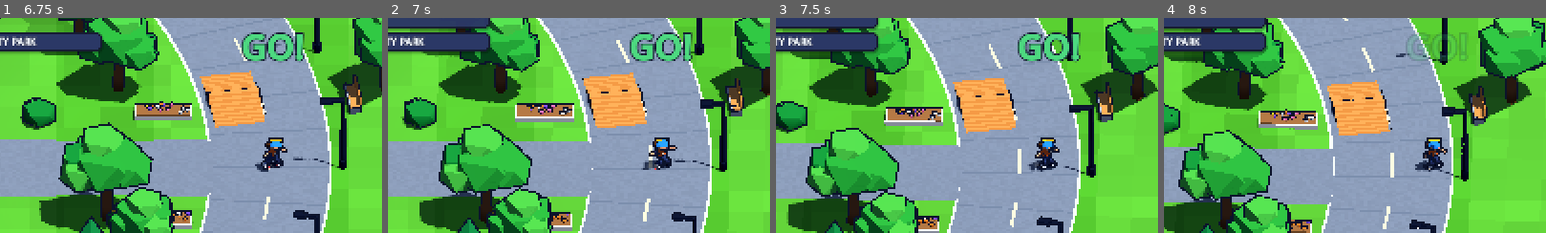
Above: before the commit, frames 1-4 (left to right).
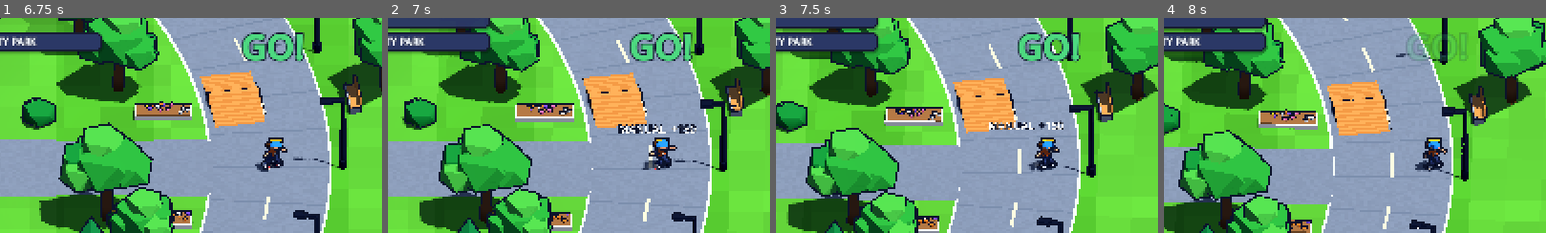
Above: after the commit, the same moments.

Repository: TinyBitAdventures/not-pro-skater
Game: Godot game, scene res://scenes/title.tscn
Two runs of this game, one before a commit and one after it. Both use one fixed random seed, a clock stepped at 60 frames per second and the inputs below.
Inputs (mouse positions are % of the whole screen's width and height, from its top left):
- Up to frame 1 (6.75 s): tap Enter (ui_accept) at 0.5, 0.77, 3.77 s; move the mouse to (72, 45) at 0.52 s; hold D (move_right) 0.53-1.25 s; hold K (grab) 0.53-1.25 s; tap J (flip) at 0.6, 2.3 s; click (72, 45) at 0.67 s; tap A (move_left) every 0.75 s from 1.25 to 3.5 s; drag from (30, 55) to (45, 70) at 1.27 s; move the mouse to (60, 28) at 2.02 s; hold D (move_right) 2.03-2.75 s; hold M (manual) 2.03-2.75 s; drag from (45, 70) to (20, 35) at 2.77 s; move the mouse to (80, 65) at 3.52 s; hold A (move_left) 3.53-4.25 s; hold M (manual) 3.53-4.25 s; tap E (cam_right) at 3.6 s; drag from (20, 35) to (35, 25) at 4.27 s; move the mouse to (55, 50) at 5.02 s; hold Shift (brake) 5.03-5.75 s; hold K (grab) 5.03-5.75 s; click (55, 50) at 5.17 s; drag from (35, 25) to (30, 55) at 5.77 s; move the mouse to (72, 45) at 6.52 s; hold W (move_up) from 6.53 s (still down); hold M (manual) from 6.53 s (still down)
- Up to frame 2 (7 s): keep holding W (move_up); keep holding M (manual); tap Enter (ui_accept) at 6.77 s; tap J (flip) at 6.8 s
- Up to frame 3 (7.5 s): release W (move_up) at 7.25 s; release M (manual) at 7.25 s; drag from (30, 55) to (45, 70) at 7.27 s
- Up to frame 4 (8 s): no input
The pictures show only the part of the screen within x 14-64%, y 15-65%; the shares and areas given below are measured in that part.

Frame 1 is identical in both runs. In frame 2, 0.6% of the frame differs, in the area x 60-81%, y 49-54%; in frame 3, 0.5%; in frame 4, nothing differs.

Commit message:
📦 NEW: Trick popups, per-scene music with the Boardwalk Morning menu theme
- Floating trick names with points over the rider
- Sound.play_music(track): title plays boardwalk_morning; park falls back to the placeholder until Grip Tape Summer lands

Diff:
--- a/game/scripts/park/park_world.gd
+++ b/game/scripts/park/park_world.gd
@@ -65,6 +65,7 @@
 	score.changed.connect(_on_score_changed)
 	score.banked.connect(_on_banked)
 	score.lost.connect(_on_lost)
+	score.trick_added.connect(_on_trick_added)
 	skater.bailed.connect(_on_bailed)
 	skater.landed.connect(_on_landed)
 	skater.sfx.connect(_on_sfx)
@@ -307,6 +308,40 @@
 			Sound.play("bail")
 
 
+var _popup_t: float = 0.0
+var _popup_n: int = 0
+
+
+## A floating "KICKFLIP +300" over the rider: rises, pops in with a little overshoot, fades out.
+func _on_trick_added(trick_name: String, points: int) -> void:
+	var now: float = Time.get_ticks_msec() / 1000.0
+	if now - _popup_t > 0.9:
+		_popup_n = 0
+	_popup_t = now
+	var l: Label3D = Label3D.new()
+	l.text = "%s  +%d" % [trick_name.to_upper(), points]
+	l.font_size = 72
+	l.pixel_size = 0.0075
+	l.outline_size = 16
+	l.outline_modulate = Color(0.09, 0.11, 0.19)
+	l.billboard = BaseMaterial3D.BILLBOARD_ENABLED
+	l.no_depth_test = true
+	l.shaded = false
+	l.render_priority = 10
+	l.modulate = Color(1, 1, 1) if points < 300 else (Color(1.0, 0.85, 0.3) if points < 500 else Color(1.0, 0.55, 0.2))
+	var start: Vector3 = skater.global_position + Vector3(0, 2.3 + 0.55 * _popup_n, 0)
+	_popup_n += 1
+	l.position = start
+	l.scale = Vector3(0.5, 0.5, 0.5)
+	add_child(l)
+	var tw: Tween = create_tween()
+	tw.set_parallel(true)
+	tw.tween_property(l, "scale", Vector3.ONE, 0.18).set_trans(Tween.TRANS_BACK).set_ease(Tween.EASE_OUT)
+	tw.tween_property(l, "position:y", start.y + 1.1, 1.1).set_ease(Tween.EASE_OUT)
+	tw.tween_property(l, "modulate:a", 0.0, 0.35).set_delay(0.75)
+	tw.chain().tween_callback(l.queue_free)
+
+
 func _on_score_changed() -> void:
 	hud.set_score(score.score)
 
--- a/game/scripts/skater/score_keeper.gd
+++ b/game/scripts/skater/score_keeper.gd
@@ -6,6 +6,7 @@
 signal changed
 signal banked(points: int, combo_len: int)
 signal lost
+signal trick_added(trick_name: String, points: int)
 
 const WINDOW: float = 1.25
 const HOLD_CAP_SECONDS: float = 4.0   # one combo pays at most this many seconds of each hold (manual/grab/grind)
@@ -56,6 +57,7 @@
 		mult = _seen.size()
 	names.append(trick_name)
 	pending += pts
+	trick_added.emit(trick_name, pts)
 	best_trick = maxi(best_trick, pts)
 	trick_count += 1
 	live = true
Not shown, added: game/assets/audio/music/boardwalk_morning.ogg.import
Not shown, added: docs/AUDIO_CREDITS_boardwalk-morning.md
Not shown, added: game/assets/audio/music/boardwalk_morning.ogg
